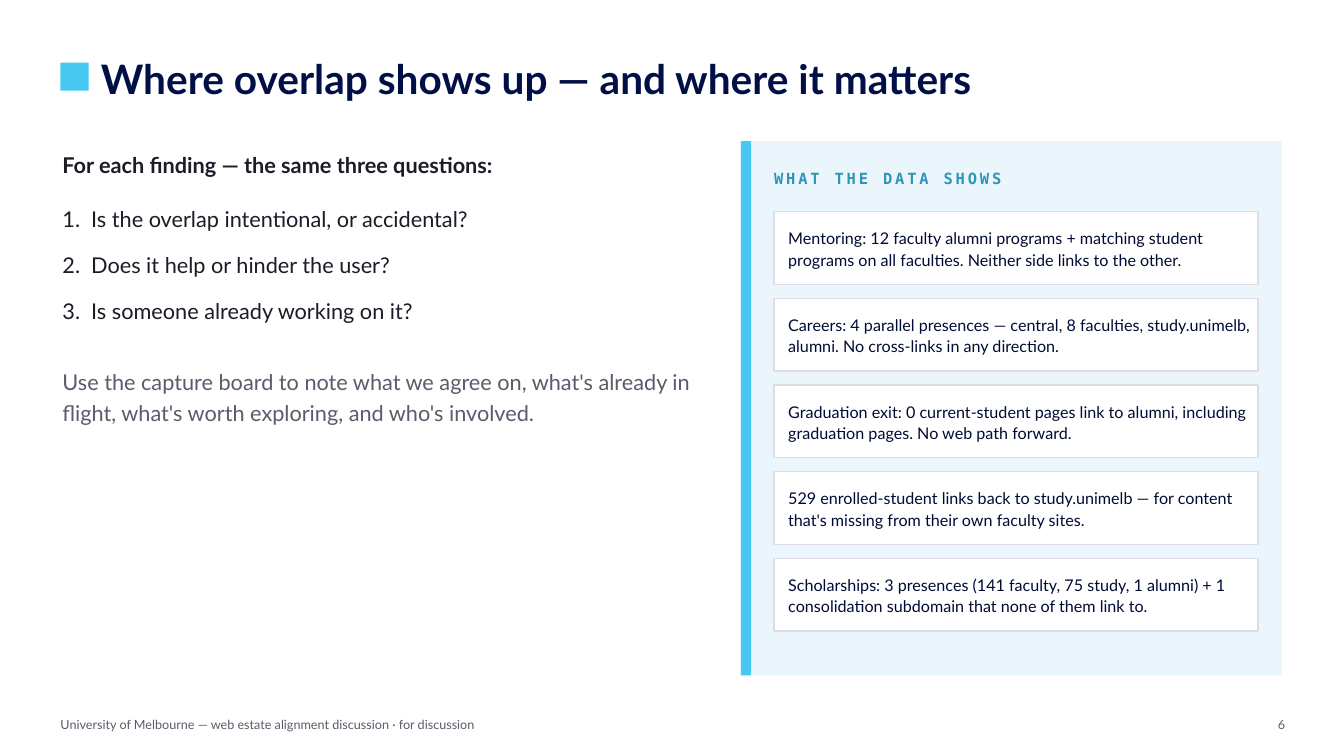
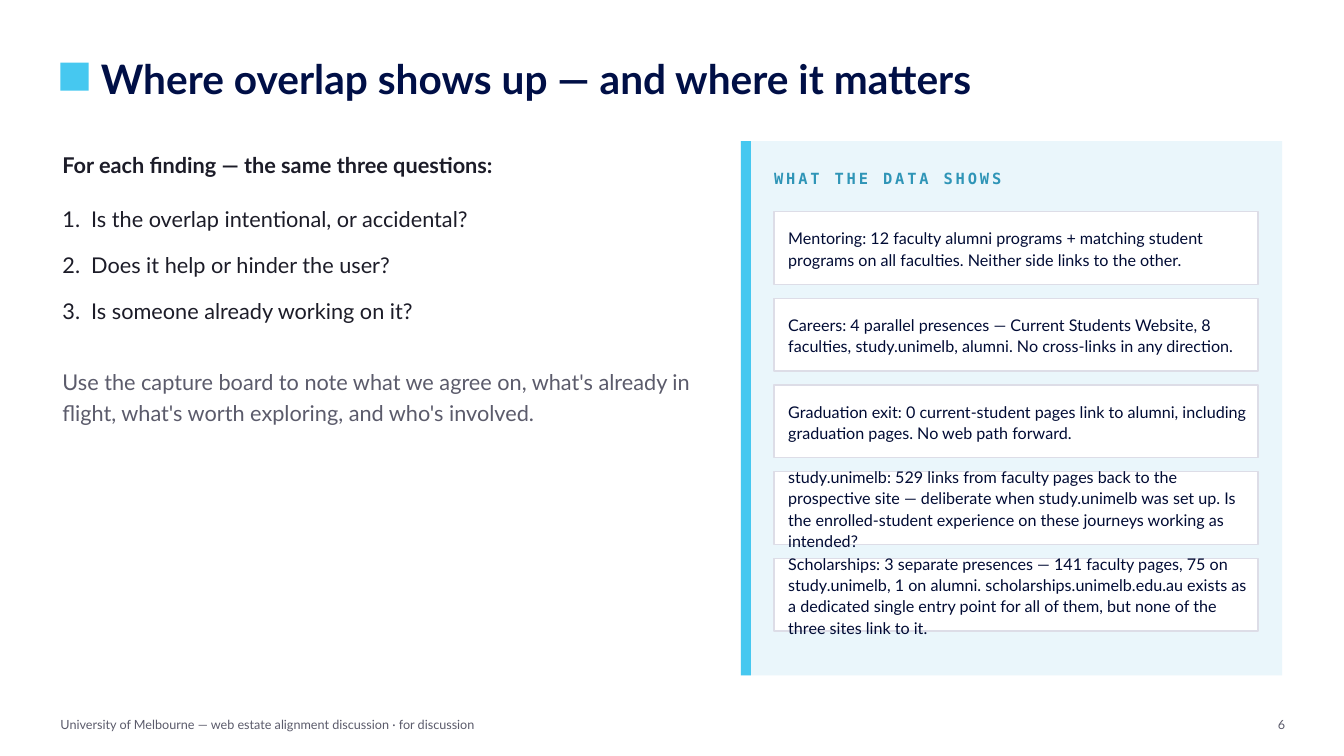
Before and after one commit to Enterprise-Services-Group/unimelb-current-students-ia, a slide deck: slide 6 of discussion-deck/Current-Students-EndToEnd-Discussion.pptx. Drawn at 1344x756 pixels with LibreOffice and Linux fonts; fonts in the diff are those of the drawing. Boxes give left, top, right and bottom in pixels: in the first picture for what was removed or moved away, otherwise in the second. Text is boxed around its words. In the diff, an @@ line names an element or a change of style, - is before the commit and + after.

```diff
--- a/discussion-deck/Current-Students-EndToEnd-Discussion.pptx
+++ b/discussion-deck/Current-Students-EndToEnd-Discussion.pptx
@@ text at [788, 319, 1233, 355]: text changed @@
-Careers: 4 parallel presences — central, 8 faculties, study.unimelb, alumni. No cross-links in any direction.
+Careers: 4 parallel presences — Current Students Website, 8 faculties, study.unimelb, alumni. No cross-links in any direction.
@@ text at [788, 471, 1235, 547]: text changed @@
-529 enrolled-student links back to study.unimelb — for content that's missing from their own faculty sites.
+study.unimelb: 529 links from faculty pages back to the prospective site — deliberate when study.unimelb was set up. Is the enrolled-student experience on these journeys working as intended?
@@ text at [788, 558, 1246, 634]: text changed @@
-Scholarships: 3 presences (141 faculty, 75 study, 1 alumni) + 1 consolidation subdomain that none of them link to.
+Scholarships: 3 separate presences — 141 faculty pages, 75 on study.unimelb, 1 on alumni. scholarships.unimelb.edu.au exists as a dedicated single entry point for all of them, but none of the three sites link to it.
```
Also in this commit, not shown: 3 other slides changed, 1 slide added, 1 slide removed, 3 other files.
